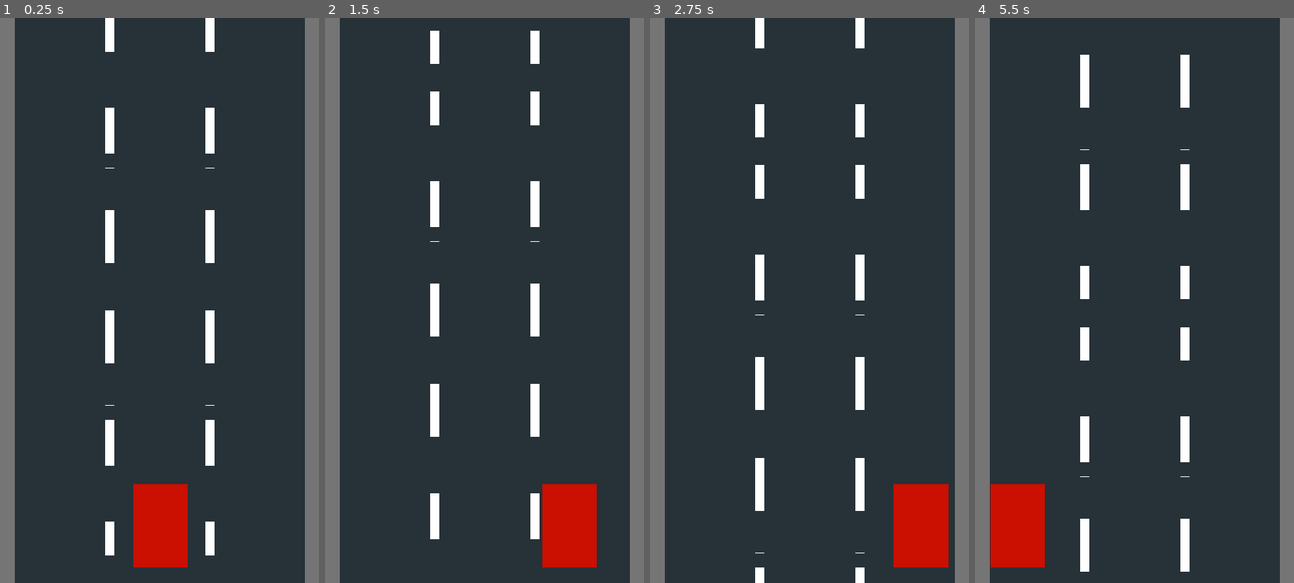
Above: before the commit, frames 1-4 (left to right).
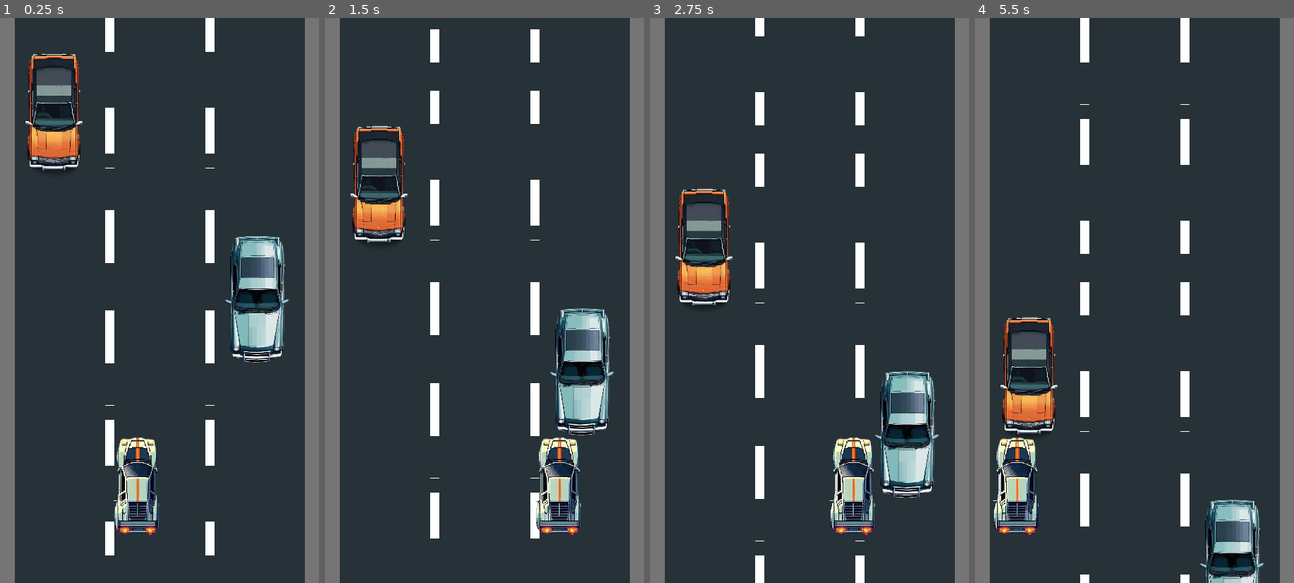
Above: after the commit, the same moments.

Repository: schadha2w/RoadMayhem
Game: Godot game, scene res://Scene/main.tscn
The game is run twice, just before and just after one commit, with the same random seed, the same clock (stepped at 60 frames per second) and the same inputs.
Inputs:
- Up to frame 1 (0.25 s): no input
- Up to frame 2 (1.5 s): hold Right (ui_right) 0.53-1.28 s; hold Left (ui_left) from 1.28 s (still down)
- Up to frame 3 (2.75 s): release Left (ui_left) at 2.03 s; hold Right (ui_right) from 2.03 s (still down)
- Up to frame 4 (5.5 s): release Right (ui_right) at 3.53 s; hold Left (ui_left) from 3.53 s (still down)

The runs differ from the first frame. In frame 1, 9.4% of the frame differs, in the area x 7-91%, y 6-98%; in frame 2, 9.2%; in frame 3, 11%; in frame 4, 12%, in the area x 4-91%, y 0-100%.

Commit message:
added car

Diff:
--- a/Scene/Player.tscn
+++ b/Scene/Player.tscn
@@ -1,22 +1,28 @@
-[gd_scene load_steps=3 format=3 uid="uid://d1mpswf3cyen4"]
+[gd_scene load_steps=4 format=3 uid="uid://d1mpswf3cyen4"]
 
 [ext_resource type="Script" path="res://Scripts/player.gd" id="1_3te80"]
+[ext_resource type="Texture2D" uid="uid://dfraweu1dhouu" path="res://Assets/whitecar2.png" id="2_pbg8c"]
 
 [sub_resource type="RectangleShape2D" id="RectangleShape2D_a5gue"]
-size = Vector2(90, 141)
+size = Vector2(84.5, 159.5)
 
 [node name="CharacterBody2D" type="CharacterBody2D"]
 script = ExtResource("1_3te80")
 
 [node name="CollisionShape2D" type="CollisionShape2D" parent="."]
-position = Vector2(41, 68.5)
 shape = SubResource("RectangleShape2D_a5gue")
 
 [node name="Area2D" type="Area2D" parent="."]
 
 [node name="ColorRect" type="ColorRect" parent="."]
+visible = false
 offset_left = -6.0
 offset_top = -2.0
 offset_right = 87.0
 offset_bottom = 140.0
 color = Color(0.796796, 0.0600978, 3.85046e-07, 1)
+
+[node name="Whitecar2" type="Sprite2D" parent="."]
+position = Vector2(14, 35)
+scale = Vector2(0.799691, 0.853395)
+texture = ExtResource("2_pbg8c")
--- /dev/null
+++ b/Scene/car1.tscn
@@ -0,0 +1,19 @@
+[gd_scene load_steps=3 format=3 uid="uid://bc8qfot4g1kts"]
+
+[ext_resource type="Texture2D" uid="uid://drj8h5iikbyxq" path="res://Assets/orangecar.png" id="1_csqbg"]
+
+[sub_resource type="RectangleShape2D" id="RectangleShape2D_06sqq"]
+size = Vector2(94, 208)
+
+[node name="Car1" type="Node2D"]
+
+[node name="CharacterBody2D" type="CharacterBody2D" parent="."]
+
+[node name="CollisionShape2D" type="CollisionShape2D" parent="CharacterBody2D"]
+position = Vector2(1659, 779)
+shape = SubResource("RectangleShape2D_06sqq")
+
+[node name="Orangecar" type="Sprite2D" parent="."]
+position = Vector2(1660, 781)
+scale = Vector2(0.5425, 0.571)
+texture = ExtResource("1_csqbg")
--- /dev/null
+++ b/Scene/car2.tscn
@@ -0,0 +1,19 @@
+[gd_scene load_steps=3 format=3 uid="uid://bxol8yb2tc1su"]
+
+[ext_resource type="Texture2D" uid="uid://bxgn7nsk6lme8" path="res://Assets/whitecar.png" id="1_ip7kq"]
+
+[sub_resource type="RectangleShape2D" id="RectangleShape2D_p4kst"]
+size = Vector2(102.375, 229.75)
+
+[node name="Car2" type="Node2D"]
+
+[node name="CharacterBody2D" type="CharacterBody2D" parent="."]
+
+[node name="CollisionShape2D" type="CollisionShape2D" parent="CharacterBody2D"]
+position = Vector2(63.8125, 191.125)
+shape = SubResource("RectangleShape2D_p4kst")
+
+[node name="Whitecar" type="Sprite2D" parent="."]
+position = Vector2(64, 193.5)
+scale = Vector2(0.592, 0.626)
+texture = ExtResource("1_ip7kq")
--- a/Scene/main.tscn
+++ b/Scene/main.tscn
@@ -1,10 +1,12 @@
-[gd_scene load_steps=8 format=3 uid="uid://d1o5cmmtxhvu7"]
+[gd_scene load_steps=10 format=3 uid="uid://d1o5cmmtxhvu7"]
 
-[ext_resource type="PackedScene" path="res://Scene/Player.tscn" id="1_647k2"]
+[ext_resource type="PackedScene" uid="uid://d1mpswf3cyen4" path="res://Scene/Player.tscn" id="1_647k2"]
 [ext_resource type="Texture2D" uid="uid://kmvww403s6u6" path="res://Assets/road.png" id="1_blpgp"]
 [ext_resource type="Script" path="res://Scripts/camera.gd" id="2_beba1"]
 [ext_resource type="Texture2D" uid="uid://dpxg0tsgx42f3" path="res://Assets/Road 2.png" id="3_lbovs"]
 [ext_resource type="Script" path="res://Scripts/collisionForCar.gd" id="5_a614i"]
+[ext_resource type="PackedScene" uid="uid://bxol8yb2tc1su" path="res://Scene/car2.tscn" id="5_hgljf"]
+[ext_resource type="PackedScene" uid="uid://bc8qfot4g1kts" path="res://Scene/car1.tscn" id="6_yciaq"]
 
 [sub_resource type="RectangleShape2D" id="RectangleShape2D_i3h08"]
 size = Vector2(24, 1920)
@@ -53,7 +55,8 @@
 position = Vector2(-356, 700)
 shape = SubResource("RectangleShape2D_rx7t1")
 
-[node name="Road2" type="Sprite2D" parent="."]
-visible = false
-position = Vector2(-97, 2140)
-texture = ExtResource("3_lbovs")
+[node name="Car1" parent="." instance=ExtResource("6_yciaq")]
+position = Vector2(-1940, -589)
+
+[node name="Car2" parent="." instance=ExtResource("5_hgljf")]
+position = Vector2(3, 313)
